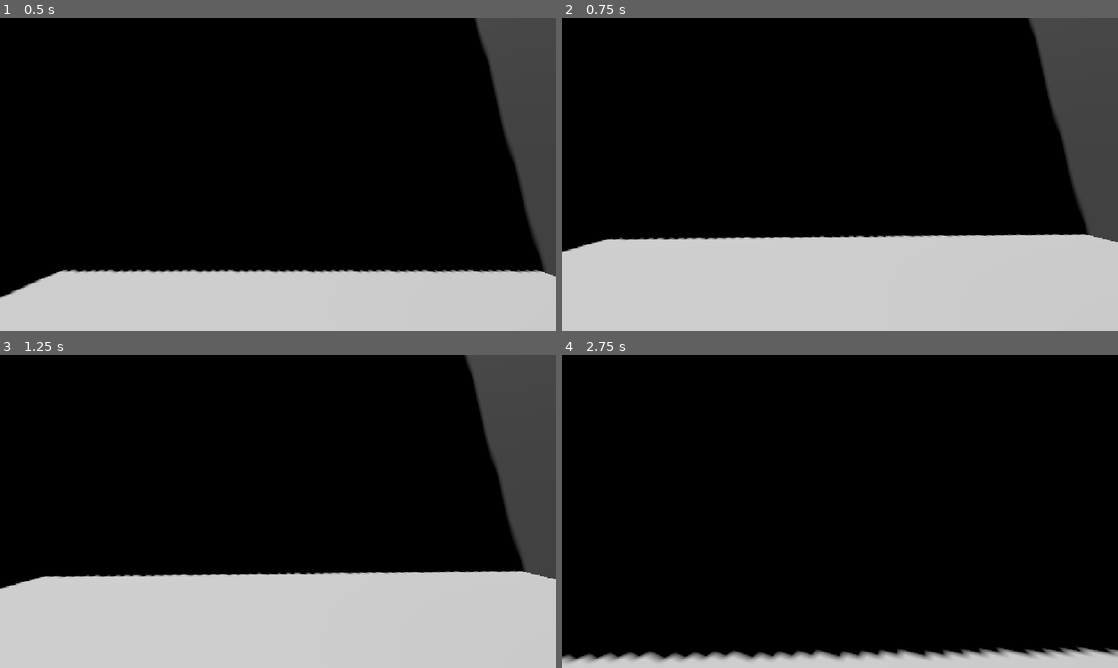
Above: before the commit, frames 1-4 (two rows, left to right).
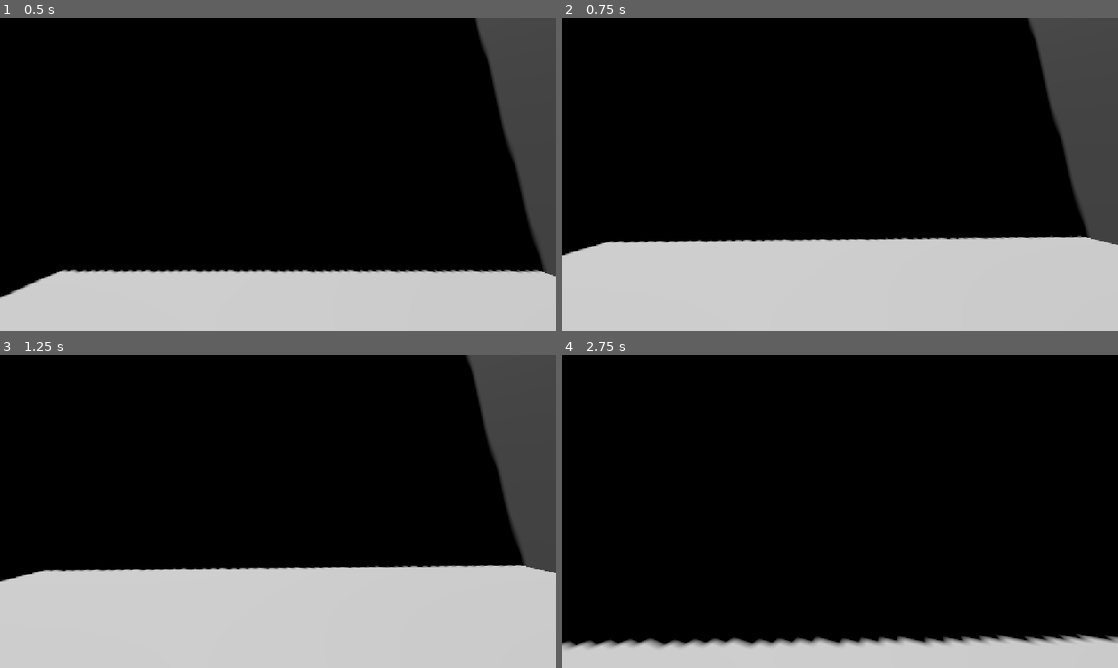
Above: after the commit, the same moments.

Repository: StanislavDidus/Godot3DGame
Game: Godot game, scene res://scenes/main.tscn
Same seed, same stepped clock (60 frames per second), same inputs: the game is played once before the commit and once after it.
Inputs (mouse positions are in pixels of both pictures, inside the frame that each line leads up to):
- Up to frame 1 (0.5 s): no input
- Up to frame 2 (0.75 s): move the mouse to (867, 174) at 0.52 s; hold W (move_forward) from 0.53 s (still down); hold Ctrl (crouch) from 0.53 s (still down)
- Up to frame 3 (1.25 s): keep holding W (move_forward); keep holding Ctrl (crouch); click (305, 511) at 0.8 s
- Up to frame 4 (2.75 s): keep holding W (move_forward); tap Enter at 1.25 s; move the mouse to (812, 511) at 1.27 s; release Ctrl (crouch) at 1.28 s; click (812, 511) at 1.35 s; tap Ctrl (crouch) at 1.55 s; move the mouse to (851, 505) at 2.02 s; hold Ctrl (crouch) from 2.03 s (still down); click (851, 505) at 2.3 s

Frame 1 is identical in both runs. In frame 2, 1.2% of the frame differs, in the area x 0-100%, y 5-76%; in frame 3, 2.3%; in frame 4, 6.0%, in the area x 0-100%, y 89-99%.

Commit message:
Working on inventory system

Diff:
--- /dev/null
+++ b/prefabs/gear.tres
@@ -0,0 +1,10 @@
+[gd_resource type="Resource" script_class="item_data" format=3 uid="uid://20fxlivvxhqc"]
+
+[ext_resource type="Script" uid="uid://cabhd2pny84yq" path="res://scenes/item_data.gd" id="1_1tmdv"]
+[ext_resource type="Texture2D" uid="uid://kfggida6xwjy" path="res://assets/sprites/gear.png" id="1_7qjn2"]
+
+[resource]
+script = ExtResource("1_1tmdv")
+item_name = "Gear"
+icon_image = ExtResource("1_7qjn2")
+metadata/_custom_type_script = "uid://cabhd2pny84yq"
--- a/project.godot
+++ b/project.godot
@@ -54,6 +54,11 @@
 , Object(InputEventKey,"resource_local_to_scene":false,"resource_name":"","device":-1,"window_id":0,"alt_pressed":false …(183 unchanged characters)…
 ]
 }
+open_inventory={
+"deadzone": 0.2,
+"events": [Object(InputEventKey,"resource_local_to_scene":false,"resource_name":"","device":-1,"window_id":0,"alt_pressed":false,"shift_pressed":false,"ctrl_pressed":false,"meta_pressed":false,"pressed":false,"keycode":0,"physical_keycode":4194306,"key_label":0,"unicode":0,"location":0,"echo":false,"script":null)
+]
+}
 
 [layer_names]
 
--- /dev/null
+++ b/scenes/inventory_hud.gd
@@ -0,0 +1,21 @@
+extends CanvasLayer
+
+@export var slots: Array[Control]
+
+# Called when the node enters the scene tree for the first time.
+func _ready() -> void:
+	pass # Replace with function body.
+
+
+# Called every frame. 'delta' is the elapsed time since the previous frame.
+func _process(delta: float) -> void:
+	pass
+
+func update_inventory_icons(inventory: Array):
+	var current_slot = 0
+	for item in inventory:
+		slots[current_slot].get_node("TextureRect").texture = item.icon_image
+		current_slot += 1
+
+		if current_slot >= slots.size():
+			return
--- /dev/null
+++ b/scenes/inventory_hud.tscn
@@ -0,0 +1,85 @@
+[gd_scene format=3 uid="uid://csqcpmuorev6i"]
+
+[ext_resource type="Script" uid="uid://10aynj028npd" path="res://scenes/inventory_hud.gd" id="1_caulm"]
+
+[node name="inventory_hud" type="CanvasLayer" unique_id=2097994074 node_paths=PackedStringArray("slots")]
+script = ExtResource("1_caulm")
+slots = [NodePath("Slot1"), NodePath("Slot2"), NodePath("Slot3")]
+
+[node name="Slot1" type="Control" parent="." unique_id=84580739]
+layout_mode = 3
+anchors_preset = 0
+offset_left = 306.0
+offset_top = 432.0
+offset_right = 444.0
+offset_bottom = 570.0
+metadata/_edit_group_ = true
+
+[node name="ColorRect" type="ColorRect" parent="Slot1" unique_id=1592385664]
+layout_mode = 1
+anchors_preset = 15
+anchor_right = 1.0
+anchor_bottom = 1.0
+grow_horizontal = 2
+grow_vertical = 2
+color = Color(0.016080914, 0.016080914, 0.016080914, 0.53333336)
+
+[node name="TextureRect" type="TextureRect" parent="Slot1" unique_id=562915850]
+layout_mode = 1
+anchors_preset = 15
+anchor_right = 1.0
+anchor_bottom = 1.0
+grow_horizontal = 2
+grow_vertical = 2
+
+[node name="Slot2" type="Control" parent="." unique_id=1181276625]
+layout_mode = 3
+anchors_preset = 0
+offset_left = 502.0
+offset_top = 432.0
+offset_right = 640.0
+offset_bottom = 570.0
+metadata/_edit_group_ = true
+
+[node name="ColorRect" type="ColorRect" parent="Slot2" unique_id=1283257576]
+layout_mode = 1
+anchors_preset = 15
+anchor_right = 1.0
+anchor_bottom = 1.0
+grow_horizontal = 2
+grow_vertical = 2
+color = Color(0.016080914, 0.016080914, 0.016080914, 0.53333336)
+
+[node name="TextureRect" type="TextureRect" parent="Slot2" unique_id=194097950]
+layout_mode = 1
+anchors_preset = 15
+anchor_right = 1.0
+anchor_bottom = 1.0
+grow_horizontal = 2
+grow_vertical = 2
+
+[node name="Slot3" type="Control" parent="." unique_id=430610064]
+layout_mode = 3
+anchors_preset = 0
+offset_left = 693.0
+offset_top = 432.0
+offset_right = 831.0
+offset_bottom = 570.0
+metadata/_edit_group_ = true
+
+[node name="ColorRect" type="ColorRect" parent="Slot3" unique_id=452207135]
+layout_mode = 1
+anchors_preset = 15
+anchor_right = 1.0
+anchor_bottom = 1.0
+grow_horizontal = 2
+grow_vertical = 2
+color = Color(0.016080914, 0.016080914, 0.016080914, 0.53333336)
+
+[node name="TextureRect" type="TextureRect" parent="Slot3" unique_id=4985968]
+layout_mode = 1
+anchors_preset = 15
+anchor_right = 1.0
+anchor_bottom = 1.0
+grow_horizontal = 2
+grow_vertical = 2
--- /dev/null
+++ b/scenes/item.gd
@@ -0,0 +1,13 @@
+extends StaticBody3D
+
+@export var data: item_data
+
+# Called when the node enters the scene tree for the first time.
+func _ready() -> void:
+	if data.model_mesh != null:
+		$MeshInstance3D.mesh = data.model_mesh
+	$MeshInstance3D.scale = data.model_scale
+
+# Called every frame. 'delta' is the elapsed time since the previous frame.
+func _process(delta: float) -> void:
+	pass
--- a/scenes/item.tscn
+++ b/scenes/item.tscn
@@ -1,4 +1,6 @@
 [gd_scene format=3 uid="uid://863n4y0fhcc6"]
+
+[ext_resource type="Script" uid="uid://nia0nlyo8p63" path="res://scenes/item.gd" id="1_4gq7n"]
 
 [sub_resource type="StandardMaterial3D" id="StandardMaterial3D_gnwv2"]
 albedo_color = Color(0, 0.74509805, 0, 1)
@@ -13,6 +15,7 @@
 [node name="Item" type="StaticBody3D" unique_id=1031970289 groups=["items"]]
 collision_layer = 4
 collision_mask = 0
+script = ExtResource("1_4gq7n")
 
 [node name="MeshInstance3D" type="MeshInstance3D" parent="." unique_id=480072470]
 mesh = SubResource("SphereMesh_oxmgc")
--- /dev/null
+++ b/scenes/item_data.gd
@@ -0,0 +1,6 @@
+class_name item_data extends Resource
+
+@export var item_name: String = ""
+@export var icon_image: Texture2D
+@export var model_mesh: Mesh
+@export var model_scale: Vector3 = Vector3(1, 1, 1)
--- a/scenes/main.tscn
+++ b/scenes/main.tscn
@@ -2,7 +2,9 @@
 
 [ext_resource type="PackedScene" uid="uid://vvebi1hfg0ue" path="res://scenes/player.tscn" id="1_o5qli"]
 [ext_resource type="PackedScene" uid="uid://863n4y0fhcc6" path="res://scenes/item.tscn" id="2_0wfyh"]
+[ext_resource type="Resource" uid="uid://20fxlivvxhqc" path="res://prefabs/gear.tres" id="3_jyhfs"]
 [ext_resource type="PackedScene" uid="uid://c1u6q57wj8rmx" path="res://scenes/interact_hud.tscn" id="3_sugp2"]
+[ext_resource type="PackedScene" uid="uid://csqcpmuorev6i" path="res://scenes/inventory_hud.tscn" id="5_tbgi4"]
 
 [sub_resource type="BoxShape3D" id="BoxShape3D_oxmgc"]
 size = Vector3(10, 0.1, 20)
@@ -45,9 +47,10 @@
 transform = Transform3D(1, 0, 0, 0, 1, 0, 0, 0, 1, 0, 0, 4.5)
 mesh = SubResource("BoxMesh_sgp6g")
 
-[node name="Player" parent="." unique_id=619208955 node_paths=PackedStringArray("interaction_label") instance=ExtResource("1_o5qli")]
+[node name="Player" parent="." unique_id=619208955 node_paths=PackedStringArray("interaction_label", "inventory_ui") instance=ExtResource("1_o5qli")]
 transform = Transform3D(1, 0, 0, 0, 1, 0, 0, 0, 1, 0, 1.0531633, 0)
-interaction_label = NodePath("../HUD")
+interaction_label = NodePath("../InteractHUD")
+inventory_ui = NodePath("../InventoryHUD")
 
 [node name="Table" type="StaticBody3D" parent="." unique_id=94331430]
 transform = Transform3D(1, 0, 0, 0, 1, 0, 0, 0, 1, 3, 0.58715844, 3.9102087)
@@ -126,6 +129,9 @@
 mesh = SubResource("BoxMesh_itduq")
 
 [node name="Item" parent="." unique_id=556920724 instance=ExtResource("2_0wfyh")]
-transform = Transform3D(1, 0, 0, 0, 1, 0, 0, 0, 1, 2.4317925, 1.2561184, 3.3615313)
+transform = Transform3D(1, 0, 0, 0, 1, 0, 0, 0, 1, 2.4317925, 1.2774857, 3.3615313)
+data = ExtResource("3_jyhfs")
 
-[node name="HUD" parent="." unique_id=1611637451 instance=ExtResource("3_sugp2")]
+[node name="InteractHUD" parent="." unique_id=1611637451 instance=ExtResource("3_sugp2")]
+
+[node name="InventoryHUD" parent="." unique_id=2097994074 instance=ExtResource("5_tbgi4")]
--- a/scenes/player.gd
+++ b/scenes/player.gd
@@ -4,6 +4,7 @@
 @export var speed: float = 10.0
 @export var mouse_sensitivity: float = 0.1
 @export var crouch_offset: float = 0.3
+@export var crouch_speed: float = 0.5
 
 @export_group("Camera shaking")
 @export var camera_shake_amplitude: float = 0.1
@@ -13,7 +14,14 @@
 @export_group("Item interactions")
 @export var interaction_angle: float = 15.0
 @export var interaction_distance: float = 2.5
+
+@export_group("UI")
 @export var interaction_label: Node
+@export var inventory_ui: Node
+
+@export_group("Inventory")
+@export var inventory_size = 3
+var items: Array
 
 enum PLAYER_STATE
 {
@@ -35,10 +43,13 @@
 
 var looking_at_item: bool = false
 
+var crouch_tween: Tween
+
 func _ready() -> void:
 	Input.set_mouse_mode(Input.MOUSE_MODE_CAPTURED)
 	camera_origin_position = $Camera.position
 	$Camera/RayCast3D.target_position.z = -interaction_distance
+	inventory_ui.hide()
 
 func _unhandled_input(event: InputEvent) -> void:
 	if event is InputEventMouseMotion:
@@ -53,6 +64,10 @@
 	var smoothed_q = current_q.slerp(twist_q * pitch_q, delta * 10.0)
 	basis = Basis(smoothed_q)
 
+	if Input.is_action_just_pressed("open_inventory"):
+		inventory_ui.show()
+		$OpenInventoryTimer.start()
+
 	interact_with_all_items()
 
 	looking_at_item = false
@@ -61,30 +76,48 @@
 	timer += delta * camera_shake_speed
 	slow_timer += delta * camera_shake_speed * 0.5
 
-	on_update_state(player_current_state)
+	on_update_state(player_current_state, delta)
 
 func interact_with_all_items():
 	var all_items = get_tree().get_nodes_in_group("items")
 
+	var can_interact = false;
 	for item in all_items:
 		var items_vector = item.position - position
 		var camera_vector = -$Camera.get_global_transform().basis.z
 
-		var can_interact = false;
 		if items_vector.dot(camera_vector) >= cos(deg_to_rad(interaction_angle)):
 			if items_vector.length() <= interaction_distance:
 				if looking_at_item:
 					interaction_label.show()
 					can_interact = true
 
-		if !can_interact:
-			interaction_label.hide()
+					if Input.is_action_just_pressed("pickup_item"):
+						items.append(item.data)
+						item.queue_free()
+						inventory_ui.update_inventory_icons(items)
+
+
+	if !can_interact:
+		interaction_label.hide()
 
 func is_moving():
 	if Input.is_action_pressed("move_left")	or Input.is_action_pressed("move_right") or Input.is_action_pressed("move_forward")	or Input.is_action_pressed("move_back"):
 		return true
 	return false
 
+func set_crouch(is_crouching: bool) -> void:
+	if crouch_tween and crouch_tween.is_running():
+		crouch_tween.kill()
+
+	crouch_tween = create_tween().set_trans(Tween.TRANS_CUBIC).set_ease(Tween.EASE_OUT)
+
+	var target_y = camera_origin_position.y
+	if is_crouching:
+		target_y -= crouch_offset
+
+	crouch_tween.tween_property($Camera, "position:y", target_y, crouch_speed)
+
 # STATE MACHINE
 func set_state(state):
 	if player_current_state == state:
@@ -103,9 +136,9 @@
 		PLAYER_STATE.WALK:
 			pass
 		PLAYER_STATE.CROUCH:
-			pass
-
-func on_update_state(state):
+			set_crouch(true)
+
+func on_update_state(state, delta):
 	match state:
 		PLAYER_STATE.IDLE:
 
@@ -153,11 +186,9 @@
 			velocity = target_velocity
 			move_and_slide()
 
-			$Camera.position.y = camera_origin_position.y + camera_shake_amplitude * sin(timer)
+			$Camera.position.y = camera_origin_position.y + camera_shake_amplitude * sin(slow_timer)
 
 		PLAYER_STATE.CROUCH:
-			$Camera.position.y = camera_origin_position.y - crouch_offset
-
 			if !Input.is_action_pressed("crouch"):
 				set_state(PLAYER_STATE.IDLE)
 
@@ -168,8 +199,12 @@
 		PLAYER_STATE.WALK:
 			pass
 		PLAYER_STATE.CROUCH:
-			pass
+			set_crouch(false)
 
 
 func _on_ray_cast_3d_hit_item() -> void:
 	looking_at_item = true
+
+
+func _on_open_inventory_timer_timeout() -> void:
+	inventory_ui.hide()
--- a/scenes/player.tscn
+++ b/scenes/player.tscn
@@ -12,7 +12,7 @@
 script = ExtResource("1_3vyb7")
 speed = 3.0
 mouse_sensitivity = 0.05
-crouch_offset = 0.55
+crouch_offset = 0.65
 camera_shake_speed = 9.0
 
 [node name="CollisionShape3D" type="CollisionShape3D" parent="." unique_id=1809476910]
@@ -29,4 +29,9 @@
 collision_mask = 6
 script = ExtResource("2_g2els")
 
+[node name="OpenInventoryTimer" type="Timer" parent="." unique_id=532693762]
+wait_time = 2.5
+one_shot = true
+
 [connection signal="hit_item" from="Camera/RayCast3D" to="." method="_on_ray_cast_3d_hit_item"]
+[connection signal="timeout" from="OpenInventoryTimer" to="." method="_on_open_inventory_timer_timeout"]
--- a/scenes/ray_cast_3d.gd
+++ b/scenes/ray_cast_3d.gd
@@ -4,5 +4,7 @@
 
 func _process(delta: float) -> void:
 	if is_colliding():
-		if get_collider().is_in_group("items"):
-			hit_item.emit()
+		var collider = get_collider()
+		if collider != null:
+			if collider.is_in_group("items"):
+				hit_item.emit()
Binary file added: assets/sprites/gear.png
Not shown, added: assets/sprites/gear.png.import
Not shown, added: scenes/inventory_hud.gd.uid
Not shown, added: scenes/item.gd.uid
Not shown, added: scenes/item_data.gd.uid
